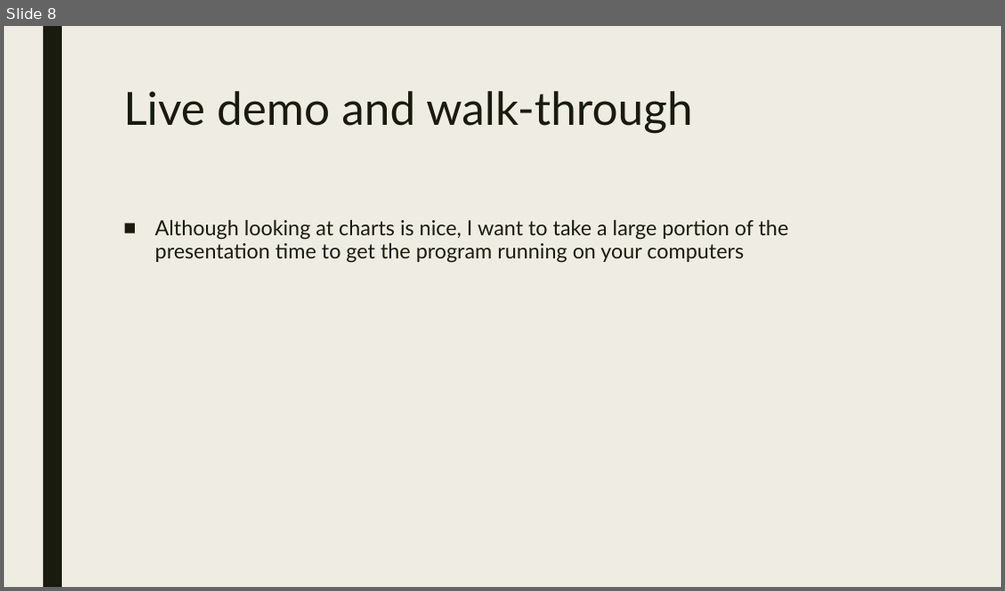
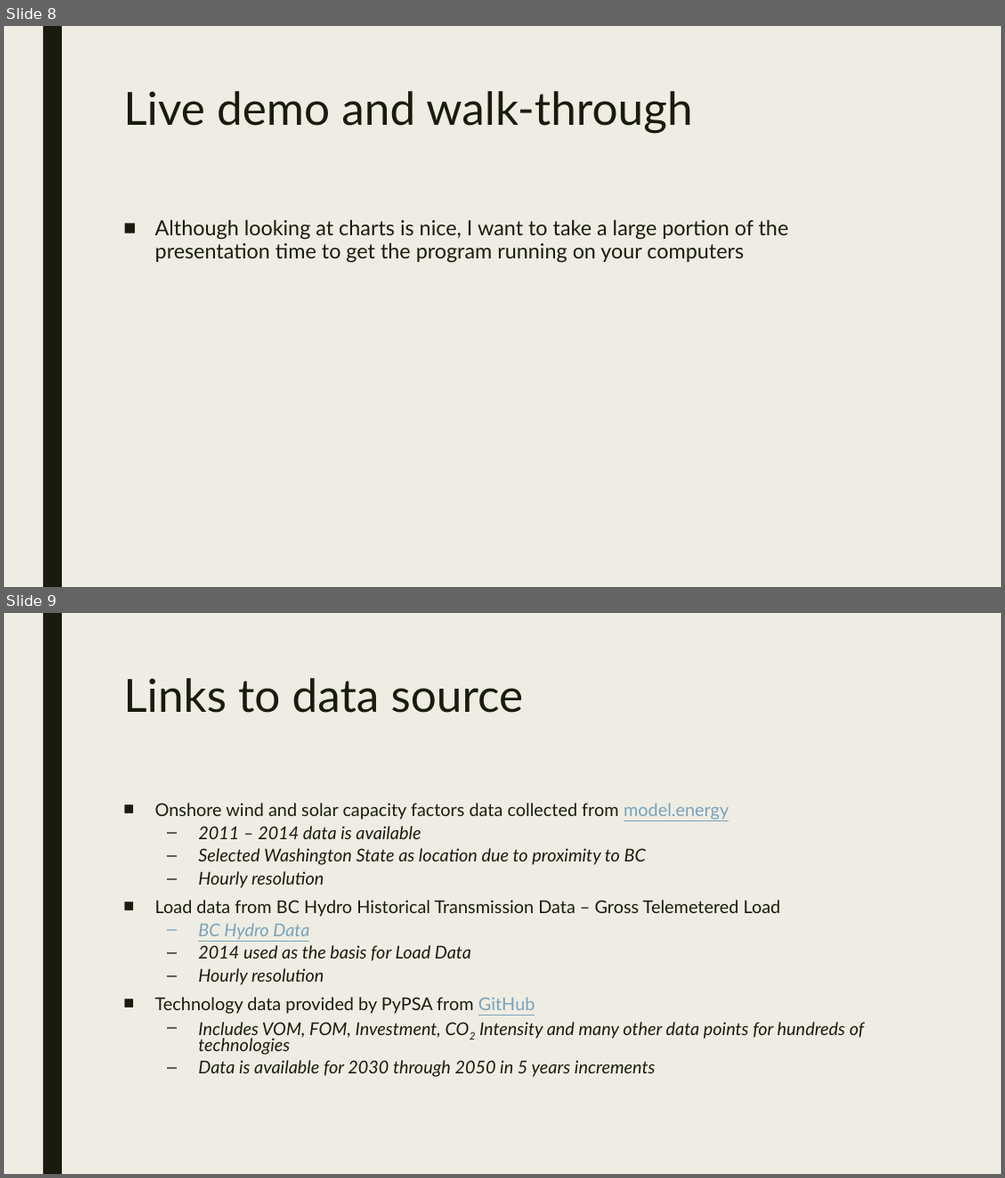
Before and after one commit to BenWilky/ELEC457---Final-Project, a slide deck: Final Presentation.pptx. Shown one above the other, each under a label of ours: slide 8 before the commit, slides 8 and 9 after it. The pictures are 1005x591 and 1005x1178 pixels, drawn with LibreOffice and Linux fonts; fonts in the diff are those of the drawing. Boxes give left, top, right and bottom in pixels: in the first picture for what was removed or moved away, otherwise in the second. Text is boxed around its words. In the diff, an @@ line names an element or a change of style, - is before the commit and + after.

```diff
--- a/Final Presentation.pptx
+++ b/Final Presentation.pptx
@@ slide 9 added at [4, 613, 1001, 1174], background #EFEDE3; not listed: 1 template element that a slide beside it also shows @@
@@ title added at [123, 678, 524, 713], 44 pt, text #191B0E @@
+Links to data source
@@ text added at [155, 803, 864, 1077], 17 pt, text #191B0E, italic @@
+■ Onshore wind and solar capacity factors data collected from model.energy
+  – 2011 – 2014 data is available
+  – Selected Washington State as location due to proximity to BC
+  – Hourly resolution
+■ Load data from BC Hydro Historical Transmission Data – Gross Telemetered Load
+  – BC Hydro Data
+  – 2014 used as the basis for Load Data
+  – Hourly resolution
+■ Technology data provided by PyPSA from GitHub
+  – Includes VOM, FOM, Investment, CO2 Intensity and many other data points for hundreds of technologies
+  – Data is available for 2030 through 2050 in 5 years increments
```
Also in this commit, not shown: 9 other files.
